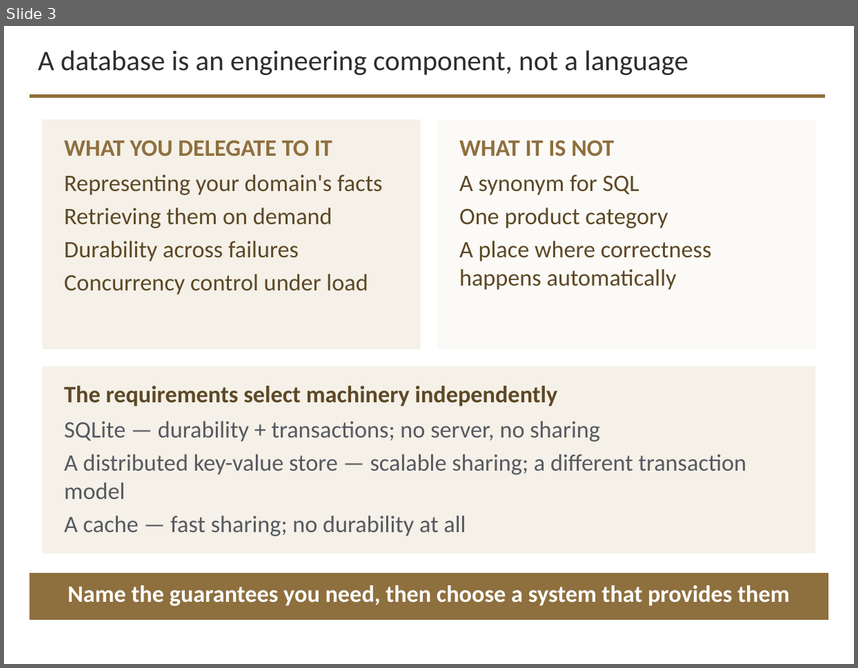
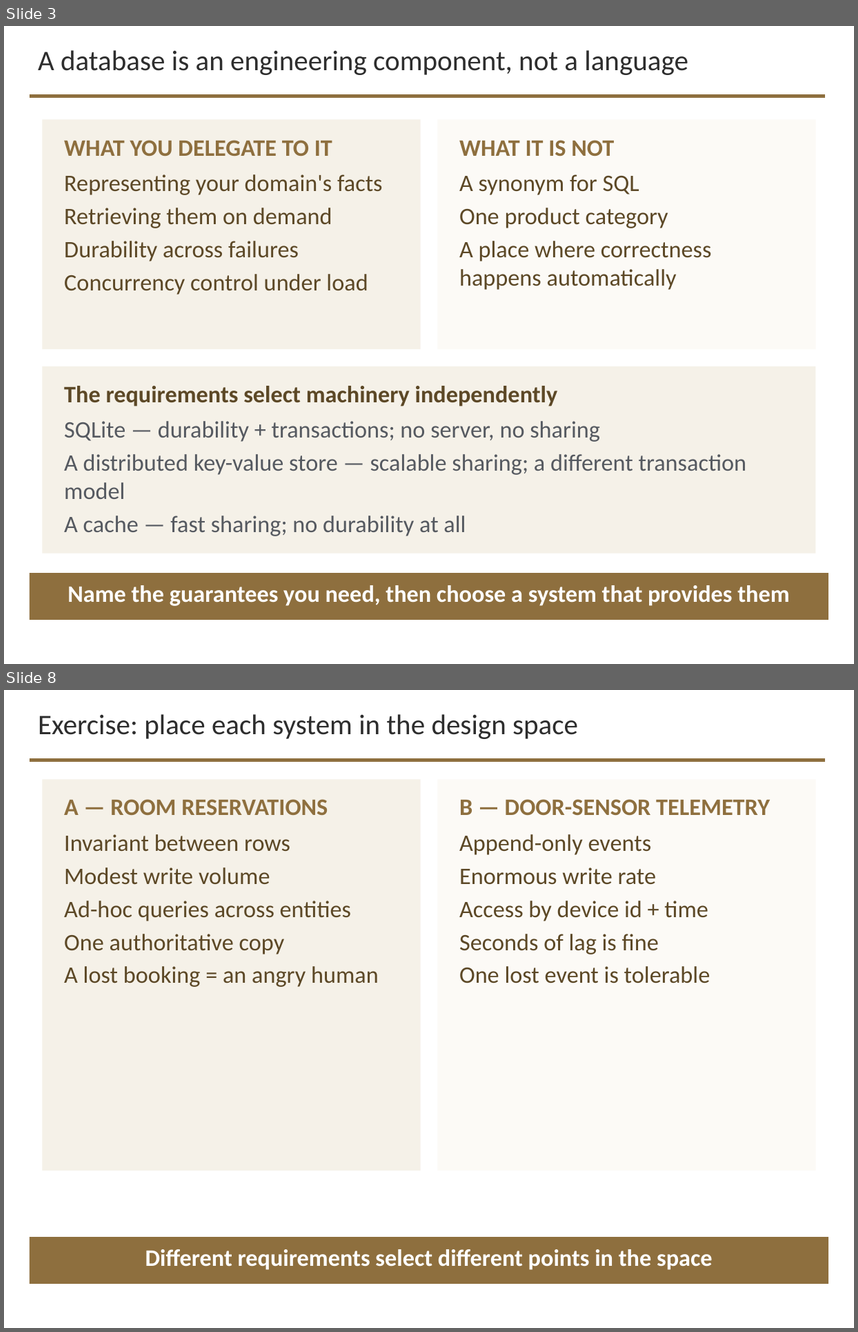
Before and after one commit to davisjam/model-based-agentic-software-engineering, a slide deck: course/lectures/act-3-software-in-the-world/02-compute-environments-and-data-management/3-2-Data-Management.pptx. Shown one above the other, each under a label of ours: slide 3 before the commit, slides 3 and 8 after it; the slides between them are not shown. The pictures are 858x668 and 858x1332 pixels, drawn with LibreOffice and Linux fonts; fonts in the diff are those of the drawing; background and template pictures are left out. Boxes give left, top, right and bottom in pixels: in the first picture for what was removed or moved away, otherwise in the second. Text is boxed around its words. In the diff, an @@ line names an element or a change of style, - is before the commit and + after.

```diff
--- a/course/lectures/act-3-software-in-the-world/02-compute-environments-and-data-management/3-2-Data-Management.pptx
+++ b/course/lectures/act-3-software-in-the-world/02-compute-environments-and-data-management/3-2-Data-Management.pptx
@@ slide 8 added at box(4, 690, 854, 1328), background #FFFFFF; not listed: 1 template element that a slide beside it also shows @@
@@ text added at box(38, 714, 578, 739), 24 pt, text #2D2D2D @@
+Exercise: place each system in the design space
@@ rectangle added at box(42, 779, 421, 1170), fill #F5F1E8 @@
@@ rectangle added at box(437, 779, 816, 1170), fill #FCFAF6 @@
@@ text added at box(64, 799, 379, 987), 20 pt, text #5C4826 @@
+A — ROOM RESERVATIONS
+Invariant between rows
+Modest write volume
+Ad-hoc queries across entities
+One authoritative copy
+A lost booking = an angry human
@@ text added at box(459, 799, 770, 983), 20 pt, text #5C4826 @@
+B — DOOR-SENSOR TELEMETRY
+Append-only events
+Enormous write rate
+Access by device id + time
+Seconds of lag is fine
+One lost event is tolerable
@@ rectangle added at box(30, 1236, 829, 1283), fill #8E6F3E @@
@@ text added at box(145, 1249, 713, 1270), 20 pt, text #FFFFFF, bold @@
+Different requirements select different points in the space
```
Also in this commit, not shown: 4 other slides added.
